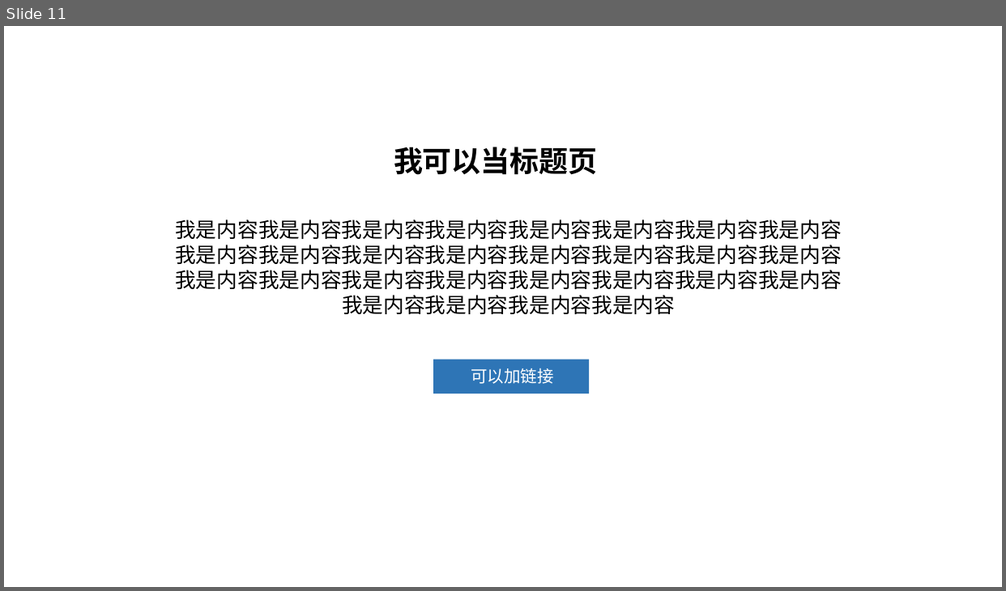
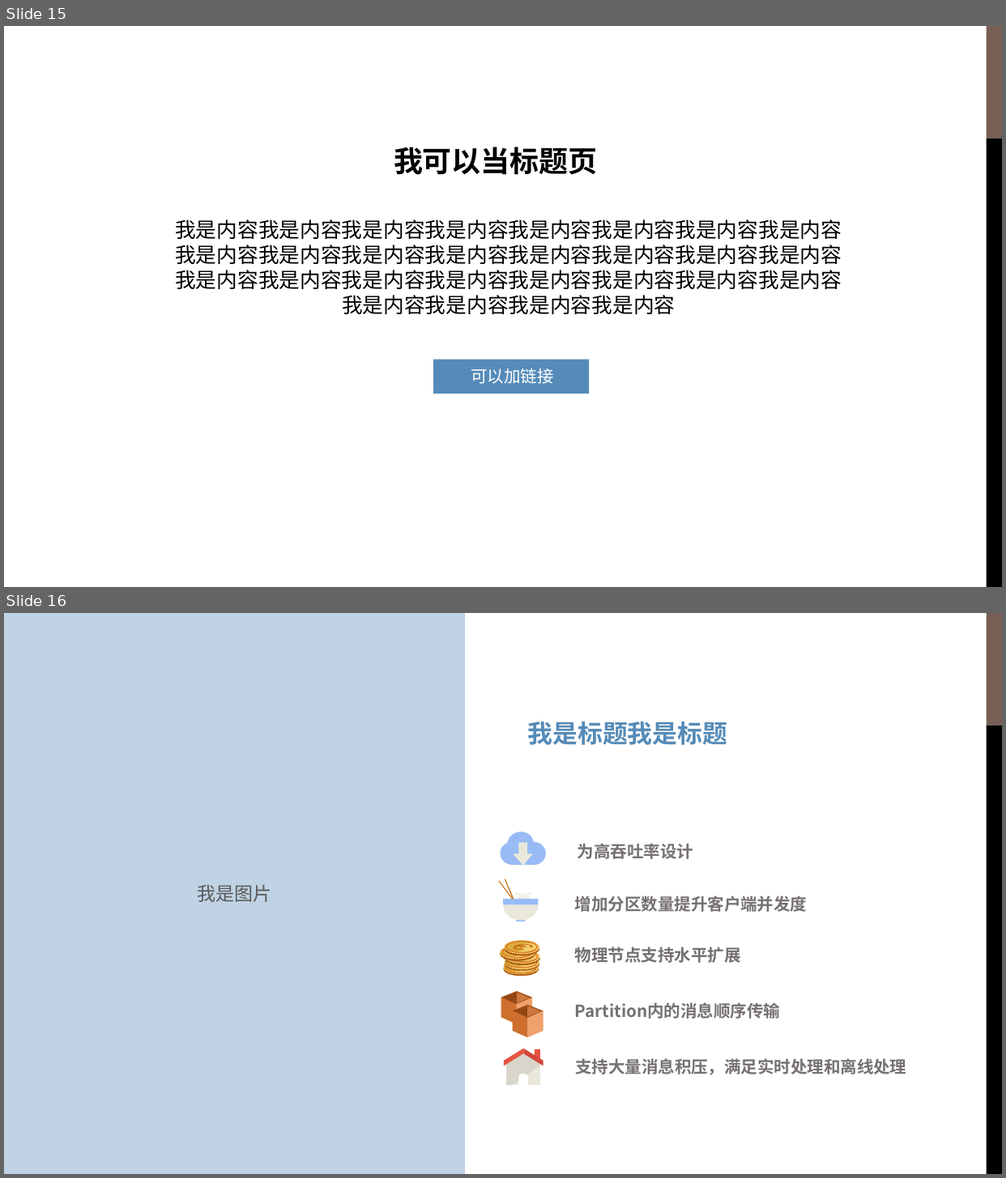
Before and after one commit to liudantest/python, a slide deck: 轻推全球开发者大会-PPT模板.pptx. Shown one above the other, each under a label of ours: slide 11 before the commit, slides 15 and 16 after it. The pictures are 1006x591 and 1006x1178 pixels, drawn with LibreOffice and Linux fonts; fonts in the diff are those of the drawing; background and template pictures are left out. Boxes give left, top, right and bottom in pixels: in the first picture for what was removed or moved away, otherwise in the second. Text is boxed around its words. In the diff, an @@ line names an element or a change of style, - is before the commit and + after.

```diff
--- a/轻推全球开发者大会-PPT模板.pptx
+++ b/轻推全球开发者大会-PPT模板.pptx
@@ slide 16 added at [4,613,1002,1174], background picture (left out); not listed: 2 template elements that a slide beside it also shows @@
@@ rectangle added at [4,613,465,1174], fill #BFD3E4, 18 pt, text #595959 @@
+我是图片
@@ text added at [528,722,727,745], 24 pt, text #558BB8, bold @@
+我是标题我是标题
@@ freeform shape added at [501,832,546,865], fill #98BBF6 @@
@@ freeform shape added at [513,843,533,866], fill #EAE8DB @@
@@ text added at [577,843,693,859], 16 pt, text #767171, bold @@
+为高吞吐率设计
@@ group added at [499,879,539,922]: 4 freeform shapes, 2 rectangles @@
@@ text added at [575,896,807,912], 16 pt, text #767171, bold @@
+增加分区数量提升客户端并发度
@@ group added at [501,941,540,976]: 87 freeform shapes, 10 ellipses @@
@@ text added at [575,947,741,963], 16 pt, text #767171, bold @@
+物理节点支持水平扩展
@@ group added at [501,992,543,1037]: 10 freeform shapes @@
@@ text added at [575,1003,780,1019], 16 pt, text #767171, bold @@
+Partition内的消息顺序传输
@@ group added at [504,1049,543,1085]: 6 freeform shapes, 1 rectangle @@
@@ text added at [575,1059,906,1076], 16 pt, text #767171, bold @@
+支持大量消息积压，满足实时处理和离线处理
@@ what was slide 11 is now slide 15 @@
@@ slide 15 changed as well @@
@@ rectangle added at [987,26,1002,139], fill #775F55 @@
@@ rectangle added at [74,84,948,500], fill #FFFFFF @@
@@ rectangle added at [987,139,1002,587], fill #000000 @@
@@ rectangle at [434,359,590,394]: fill #2E75B6 to #558BB8 @@
@@ text "可以加链接" at [471,369,553,384]: font Noto Sans CJK SC to Arial @@
```
Also in this commit, not shown: 4 other slides changed, 12 other slides added, 9 slides removed, 2 other files.
